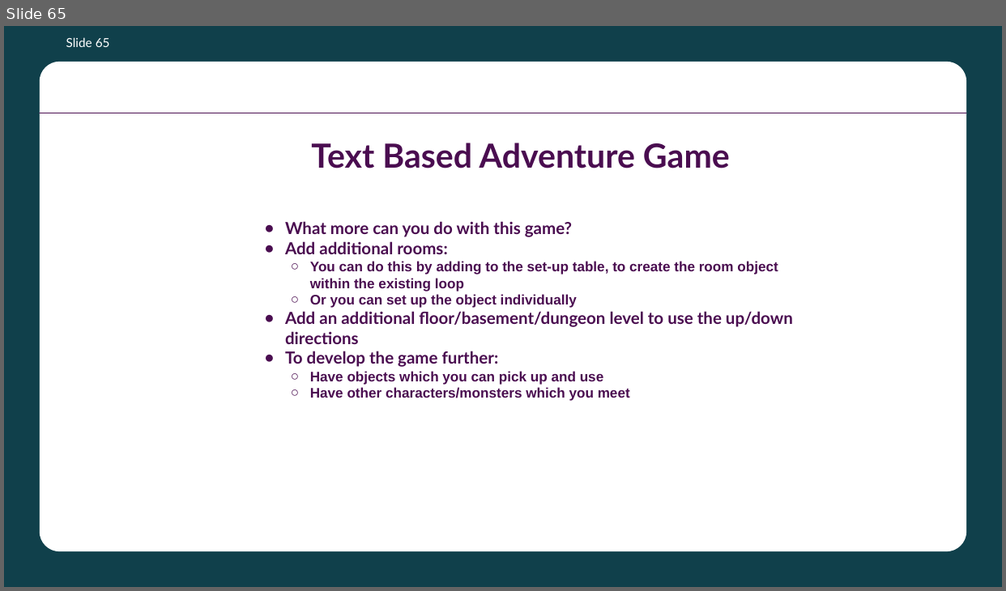
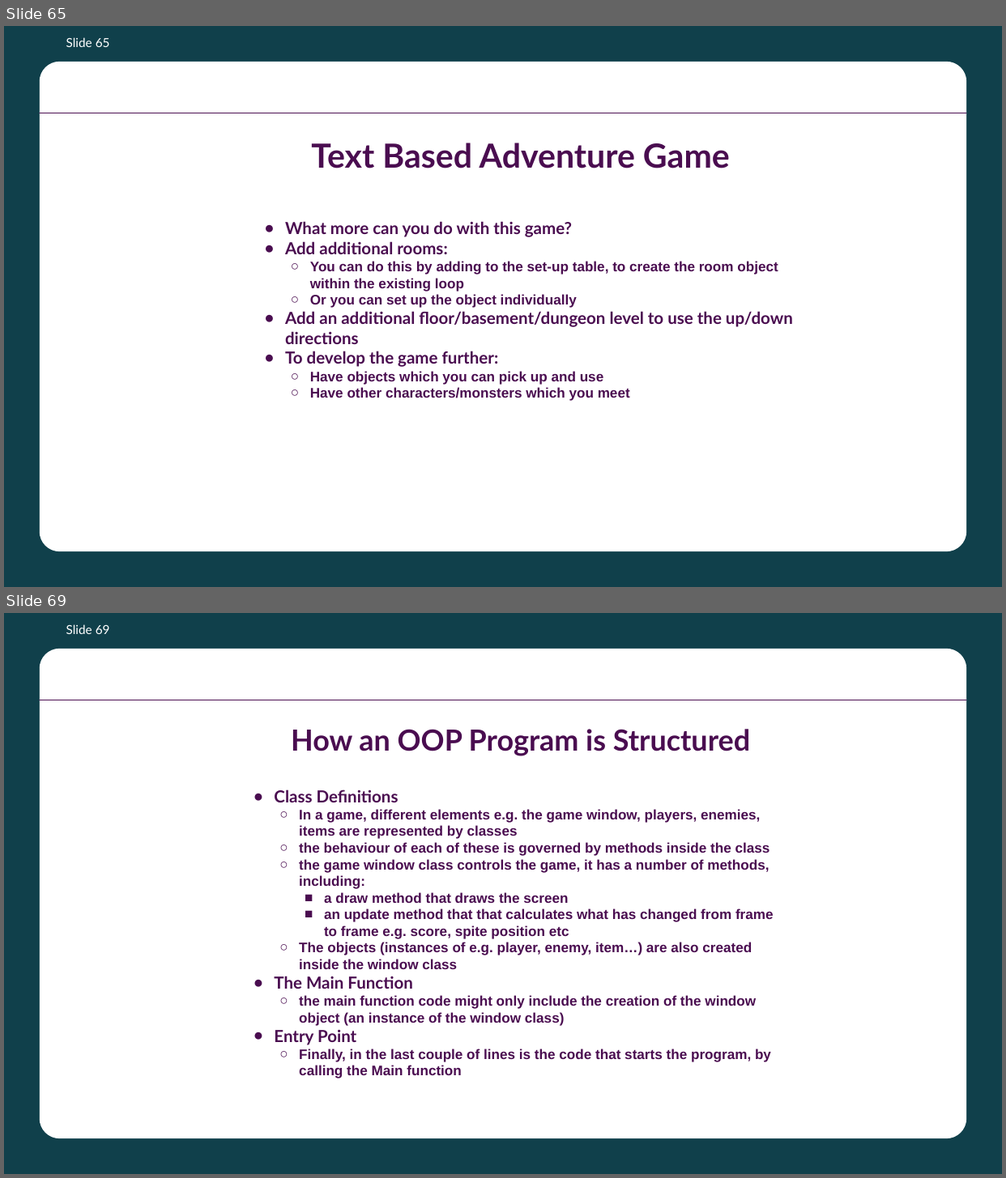
Before and after one commit to batecsw/OOP_class_work, a slide deck: Python OOP Course Presentation.pptx. Shown one above the other, each under a label of ours: slide 65 before the commit, slides 65 and 69 after it; the slides between them are not shown. The pictures are 1006x591 and 1006x1178 pixels, drawn with LibreOffice and Linux fonts; fonts in the diff are those of the drawing; background and template pictures are left out. Boxes give left, top, right and bottom in pixels: in the first picture for what was removed or moved away, otherwise in the second. Text is boxed around its words. In the diff, an @@ line names an element or a change of style, - is before the commit and + after.

```diff
--- a/Python OOP Course Presentation.pptx
+++ b/Python OOP Course Presentation.pptx
@@ slide 69 added at (4, 613, 1002, 1174), background #10404B; not listed: 2 template elements that a slide beside it also shows @@
@@ page number added at (66, 624, 110, 634), 18 pt, text #FFFFFF @@
+Slide 69
@@ title added at (291, 729, 750, 756), 42 pt, text #4A0D50, bold @@
+How an OOP Program is Structured
@@ title added at (274, 790, 774, 1079), 20 pt, text #4A0D50, bold @@
+● Class Definitions
+  ○ In a game, different elements e.g. the game window, players, enemies, items are represented by classes
+  ○ the behaviour of each of these is governed by methods inside the class
+  ○ the game window class controls the game, it has a number of methods, including:
+    ■ a draw method that draws the screen
+    ■ an update method that that calculates what has changed from frame to frame e.g. score, spite position etc
+  ○ The objects (instances of e.g. player, enemy, item…) are also created inside the window class
+● The Main Function
+  ○ the main function code might only include the creation of the window object (an instance of the window class)
+● Entry Point
+  ○ Finally, in the last couple of lines is the code that starts the program, by calling the Main function
```
Also in this commit, not shown: 11 other slides added, 1 other file.
